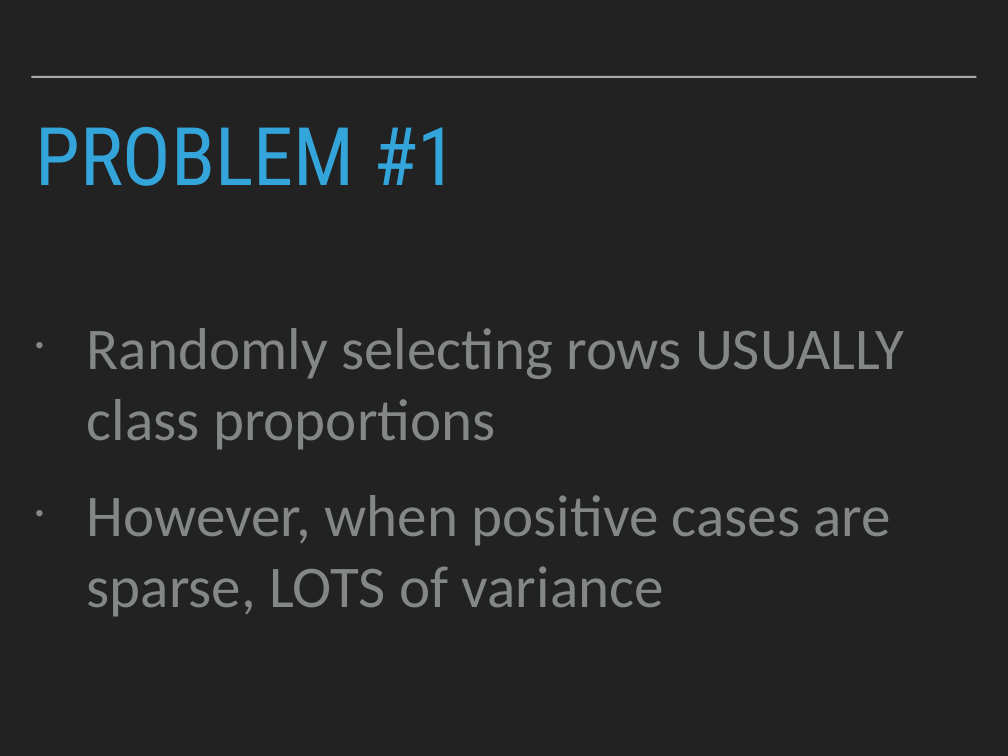
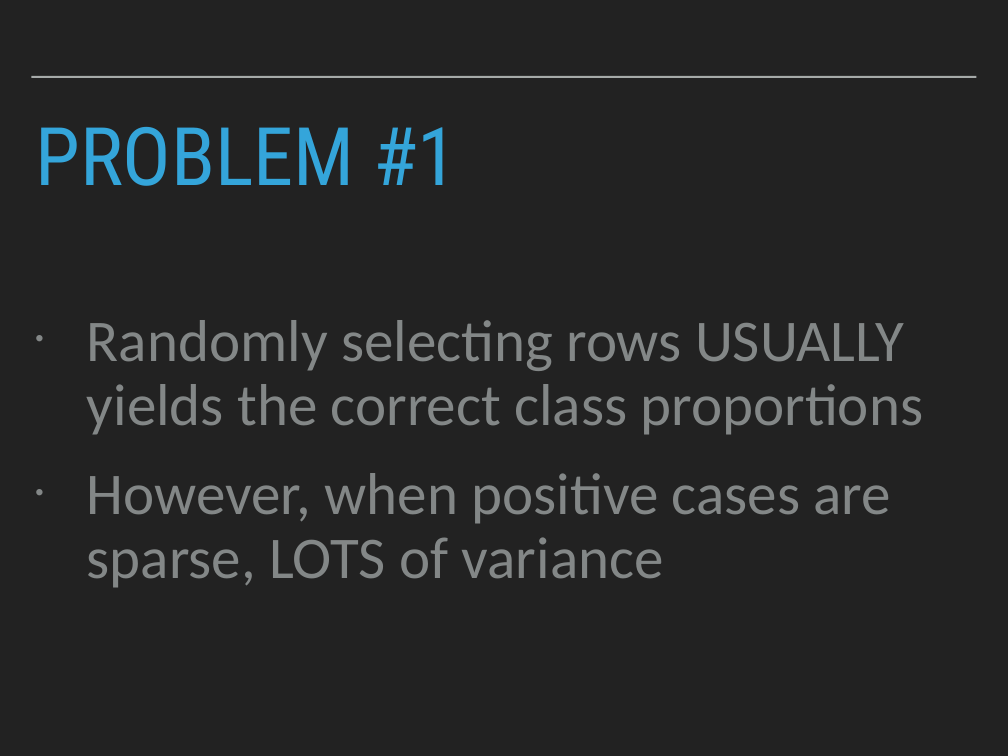
Before and after one commit to patricks1/noble-machine-learning, a slide deck: slide 33 of Session4/Session4_Slides.pptx (slide 32 before the commit). Drawn at 1008x756 pixels with LibreOffice and Linux fonts; fonts in the diff are those of the drawing. Boxes give left, top, right and bottom in pixels: in the first picture for what was removed or moved away, otherwise in the second. Text is boxed around its words. In the diff, an @@ line names an element or a change of style, - is before the commit and + after.

```diff
--- a/Session4/Session4_Slides.pptx
+++ b/Session4/Session4_Slides.pptx
@@ text at <box>87,320,924,435</box>: text changed @@
-• Randomly selecting rows USUALLY class proportions
+• Randomly selecting rows USUALLY yields the correct class proportions
@@ text at <box>87,473,891,588</box>: line spacing 1 to 0.9 @@
```
Also in this commit, not shown: 6 other slides changed, 1 slide added, 2 other files.
